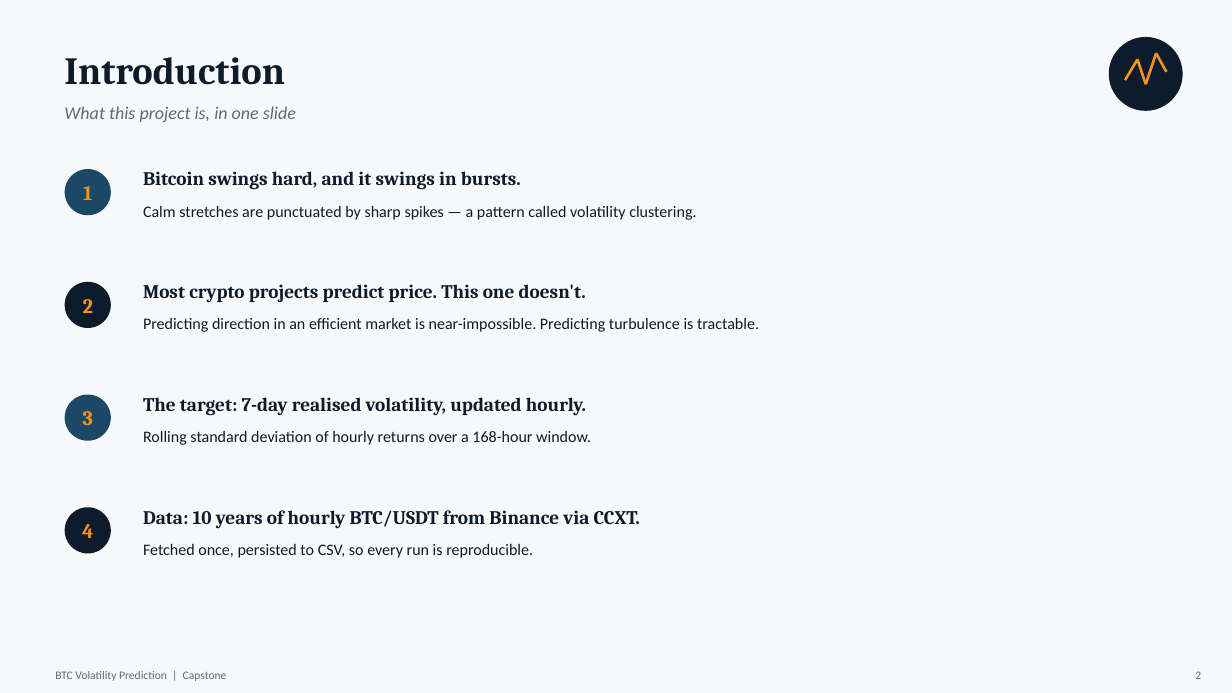
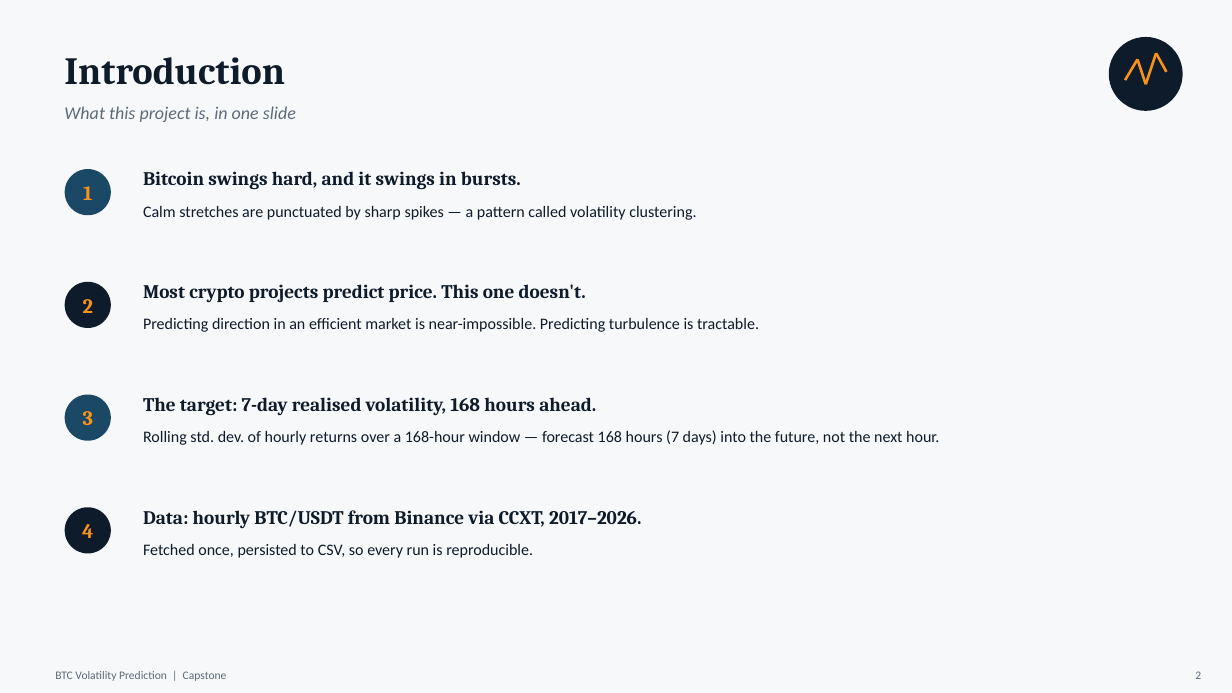
Before and after one commit to mhejairi10/bitcoin-volatility-prediction, a slide deck: slide 2 of presentation/capstone-btc-volatility.pptx. Drawn at 1232x693 pixels with LibreOffice and Linux fonts; fonts in the diff are those of the drawing. Boxes give left, top, right and bottom in pixels: in the first picture for what was removed or moved away, otherwise in the second. Text is boxed around its words. In the diff, an @@ line names an element or a change of style, - is before the commit and + after.

```diff
--- a/presentation/capstone-btc-volatility.pptx
+++ b/presentation/capstone-btc-volatility.pptx
@@ text at (143, 397, 596, 416): text changed @@
-The target: 7-day realised volatility, updated hourly.
+The target: 7-day realised volatility, 168 hours ahead.
@@ text at (143, 430, 939, 445): text changed @@
-Rolling standard deviation of hourly returns over a 168-hour window.
+Rolling std. dev. of hourly returns over a 168-hour window — forecast 168 hours (7 days) into the future, not the next hour.
@@ text at (143, 510, 641, 529): text changed @@
-Data: 10 years of hourly BTC/USDT from Binance via CCXT.
+Data: hourly BTC/USDT from Binance via CCXT, 2017–2026.
```
Also in this commit, not shown: 10 other slides changed, 1 slide added, 7 other files.
